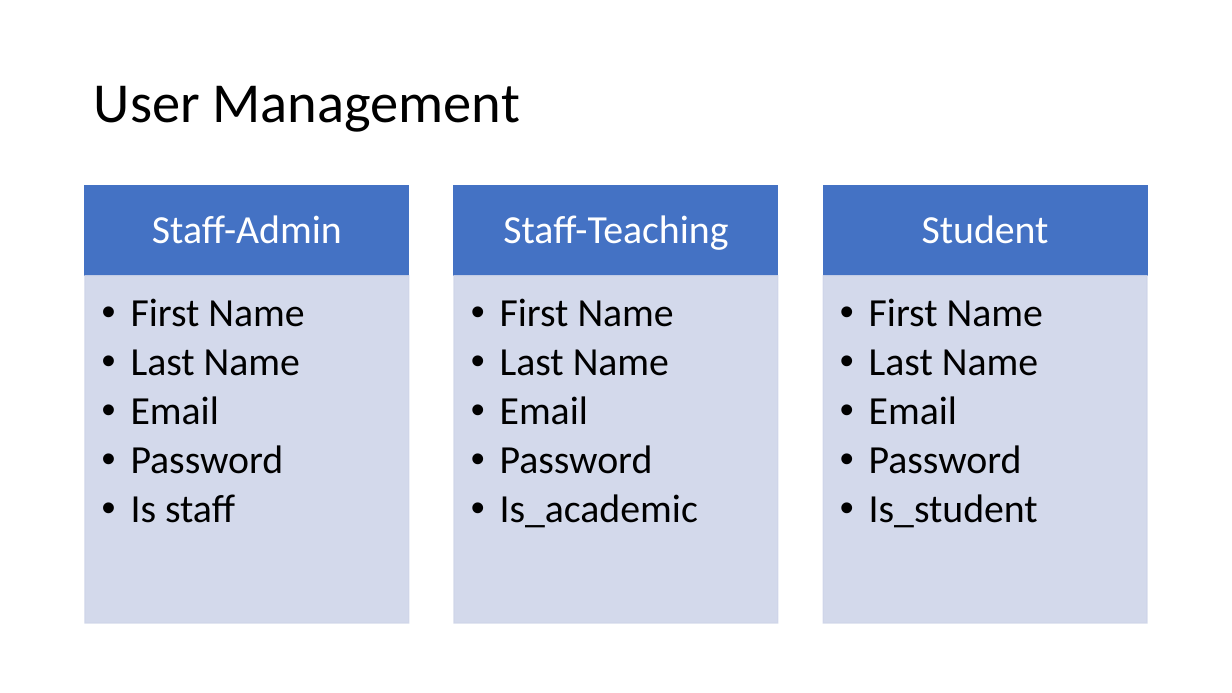
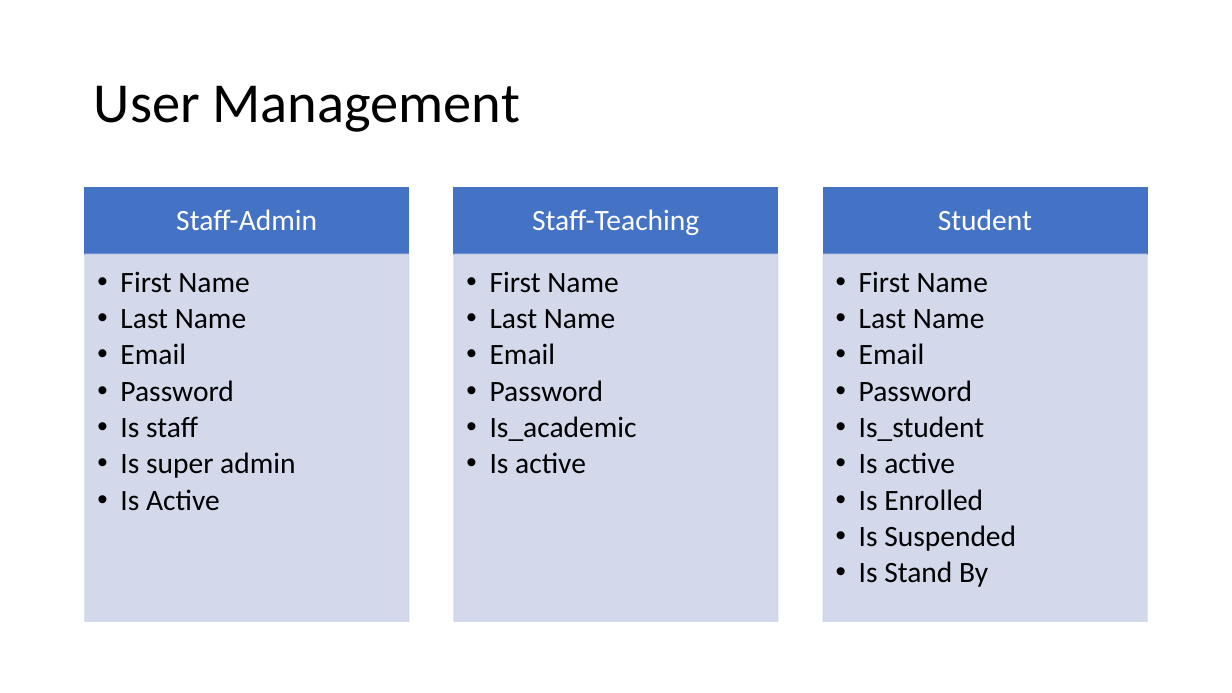
Before and after one commit to usmanzkhan/CUMgmt, a slide deck: slide 5 of Reqs.pptx. Drawn at 1232x693 pixels with LibreOffice and Linux fonts; fonts in the diff are those of the drawing. Boxes give left, top, right and bottom in pixels: in the first picture for what was removed or moved away, otherwise in the second. Text is boxed around its words. In the diff, an @@ line names an element or a change of style, - is before the commit and + after.

Commit message:
update user mgmt ppt

```diff
--- a/Reqs.pptx
+++ b/Reqs.pptx
@@ rectangle: place and size @@
-rectangle at [85, 186, 409, 276]
+rectangle at [85, 188, 409, 254]
@@ rectangle: place and size @@
-rectangle at [454, 186, 777, 276]
+rectangle at [454, 188, 777, 254]
@@ size 31 to 23 pt; less space between paragraphs in 3 elements at [176, 209, 317, 230], [532, 209, 699, 235], [938, 209, 1032, 230] @@
@@ rectangle: place and size @@
-rectangle at [823, 186, 1147, 276]
+rectangle at [823, 188, 1147, 254]
@@ text "First Name": place and size @@
-text "First Name" at [131, 298, 304, 523]
+text "First Name" at [120, 271, 295, 511]
@@ rectangle: place and size @@
-rectangle at [85, 276, 409, 624]
+rectangle at [85, 254, 409, 621]
@@ text "First Name": place and size @@
-text "First Name" at [500, 298, 698, 528]
+text "First Name" at [490, 271, 637, 474]
@@ rectangle: place and size @@
-rectangle at [454, 276, 777, 624]
+rectangle at [454, 254, 777, 621]
@@ rectangle: place and size @@
-rectangle at [823, 276, 1147, 624]
+rectangle at [823, 254, 1147, 621]
@@ text "First Name": place and size @@
-text "First Name" at [869, 298, 1043, 528]
+text "First Name" at [859, 271, 1016, 587]
@@ text at [120, 271, 249, 438]: size 31 to 23 pt in "First Name", "Last Name", "Email", "Password" and 1 more places; indent changed; less space between paragraphs @@
@@ text at [490, 271, 637, 441]: size 31 to 23 pt in "First Name", "Last Name", "Email", "Password" and 1 more places; indent changed; less space between paragraphs @@
@@ text at [859, 271, 988, 441]: size 31 to 23 pt in "First Name", "Last Name", "Email", "Password" and 1 more places; indent changed; less space between paragraphs @@
@@ text at [120, 452, 295, 511]: paragraphs added @@
+  • Is super admin
+  • Is Active
@@ text at [490, 452, 586, 474]: paragraph added @@
+  • Is active
@@ text at [859, 452, 1016, 587]: paragraphs added @@
+  • Is active
+  • Is Enrolled
+  • Is Suspended
+  • Is Stand By
```
